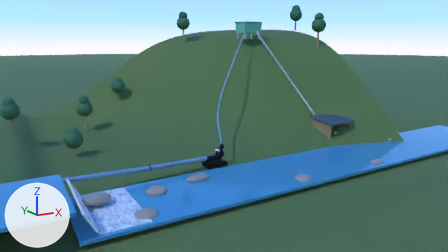
Renders of the Blender file engineering/design/machineB_v3.blend from each side of a commit.
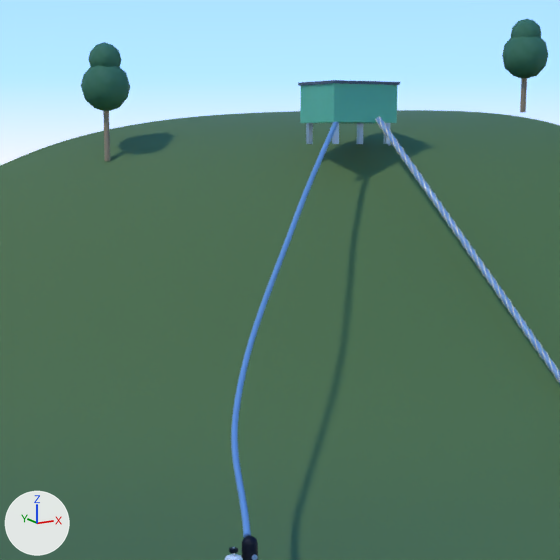
The first picture shows the older version from the file's camera 'Camera'. The close-ups show the older and then the newer version on the part from 35% to 68% of the width and 0% to 60% of the height of that picture. Only the edits that show in the close-ups are written down. Lighting does not change. The marker at lower left points along +X, +Y and +Z.

The older version as bpy lines, for what is in view:
```python
ob_rise_pipe = bpy.data.objects.new('rise_pipe', cu_risepipe)
ob_rise_pipe.location = (0.0, 0.0, 0.0)
ob_tank_body = bpy.data.objects.new('tank_body', me_cube_059)
ob_tank_body.location = (25.5, 9.0, 10.15)
ob_tank_body.scale = (1.1, 0.9, 0.55)
ob_tank_leg_0 = bpy.data.objects.new('tank_leg_0', me_cube_062)
ob_tank_leg_0.location = (24.6, 8.3, 9.3)
ob_tank_leg_0.scale = (0.07, 0.07, 0.3)
ob_tank_leg_1 = bpy.data.objects.new('tank_leg_1', me_cube_063)
ob_tank_leg_1.location = (26.4, 8.3, 9.3)
ob_tank_leg_1.scale = (0.07, 0.07, 0.3)
ob_tank_leg_2 = bpy.data.objects.new('tank_leg_2', me_cube_064)
ob_tank_leg_2.location = (24.6, 9.7, 9.3)
ob_tank_leg_2.scale = (0.07, 0.07, 0.3)
ob_tank_leg_3 = bpy.data.objects.new('tank_leg_3', me_cube_065)
ob_tank_leg_3.location = (26.4, 9.7, 9.3)
ob_tank_leg_3.scale = (0.07, 0.07, 0.3)
ob_tank_overflow = bpy.data.objects.new('tank_overflow', me_cylinder_038)
ob_tank_overflow.location = (26.8, 9.0, 9.72)
ob_tank_overflow.rotation_euler = (2.889, 0.0, 1.571)  # degrees (166, 0, 90)
ob_tank_rim = bpy.data.objects.new('tank_rim', me_cube_060)
ob_tank_rim.location = (25.5, 9.0, 10.71)
ob_tank_rim.scale = (1.15, 0.95, 0.04)
ob_terrain = bpy.data.objects.new('terrain', me_grid)
ob_terrain.location = (0.0, 0.0, 0.0)
# also in view: 'fol_4_0' at (33.0, 10.0, 11.8); 'fol_8_0' at (20.0, 14.0, 10.7); 'penstock' at (26.2, 3.2, 5.4); 'sky_dome' at (15.0, 0.0, -20.0); 'fol_8_1' at (20.0, 14.0, 11.5)
```
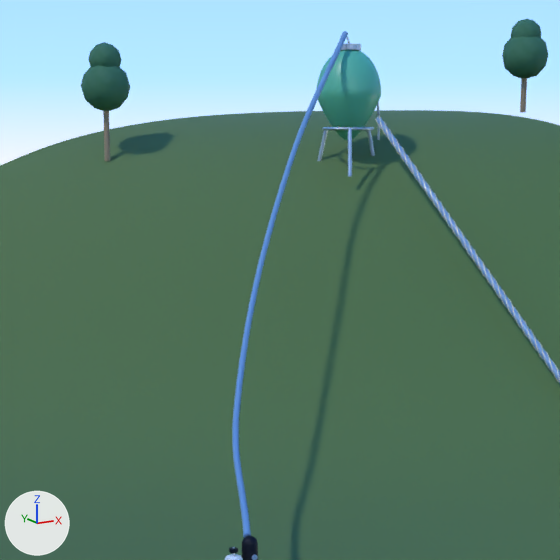
Not visible in the close-ups: 'tank_overflow'.

Where the change shows, as pixel boxes [x1, y1, x2, y2] in the close-ups (560 x 560 px):
'rise_pipe', reshaped (7% wider, 22% taller)
    before: [231, 122, 339, 538]
    after: [232, 31, 348, 538]
'tank_egg', added (cyan)
    after: [316, 50, 381, 140]
'tank_body', deleted (cyan)
    before: [300, 83, 397, 124]
'tank_rim', deleted
    before: [298, 80, 400, 86]
'cradle_leg_2', added
    after: [348, 128, 352, 177]
'tank_cradle_ring', added
    after: [322, 127, 374, 131]
'tank_leg_2', deleted
    before: [306, 123, 313, 144]
'tank_leg_3', deleted
    before: [357, 123, 363, 144]
'cradle_leg_1', added (mostly hidden)
    after: [317, 130, 328, 161]
'tank_collar', added
    after: [341, 44, 361, 51]
'cradle_leg_0', added (mostly hidden)
    after: [367, 130, 375, 156]
'tank_leg_0', deleted
    before: [332, 122, 339, 144]
'overflow_c', added
    after: [377, 102, 380, 140]
'tank_leg_1', deleted
    before: [383, 123, 391, 144]

What changed in the scene script:
```text
Change cu_risepipe:
    where _sp = cu_risepipe.splines.new('BEZIER'); _sp.bezier_points.add(3)
    remove _sp.bezier_points.foreach_set('co', [15.12, -3.1, 1.45, 17.5, 1.5, 3.2, 21.5, 5.5, 7.0, 25.0, 8.6, 10.0])
    remove _sp.bezier_points.foreach_set('handle_left', [14.19, -4.896, 0.767, 16.39, -0.0526, 2.246, 19.88, 3.976, 5.539, 23.63, 7.39, 8.829])
    remove _sp.bezier_points.foreach_set('handle_right', [16.05, -1.304, 2.133, 18.89, 3.435, 4.389, 22.82, 6.742, 8.191, 26.37, 9.81, 11.17])
    add _sp.bezier_points.foreach_set('co', [15.12, -3.1, 1.45, 17.5, 1.5, 3.2, 22.0, 6.5, 8.6, 25.22, 8.8, 12.1])
    add _sp.bezier_points.foreach_set('handle_left', [14.19, -4.896, 0.767, 16.46, -0.0497, 2.168, 20.09, 4.784, 6.422, 23.96, 7.902, 10.73])
    add _sp.bezier_points.foreach_set('handle_right', [16.05, -1.304, 2.133, 19.15, 3.945, 4.828, 23.17, 7.551, 9.934, 26.48, 9.698, 13.47])
Add cu_overflow_c:
    cu_overflow_c = bpy.data.curves.new('overflow_c', 'CURVE')
    cu_overflow_c.dimensions = '3D'
    _sp = cu_overflow_c.splines.new('BEZIER'); _sp.bezier_points.add(2)
    _sp.bezier_points.foreach_set('co', [26.35, 9.3, 11.2, 26.85, 9.5, 10.35, 27.1, 9.7, 8.75])
    _sp.bezier_points.foreach_set('handle_left', [26.15, 9.222, 11.53, 26.72, 9.436, 10.72, 27.0, 9.622, 9.375])
    _sp.bezier_points.foreach_set('handle_right', [26.55, 9.378, 10.87, 27.06, 9.604, 9.758, 27.2, 9.778, 8.125])
    for _p, _l, _r in zip(_sp.bezier_points, ['AUTO', 'AUTO', 'AUTO'], ['AUTO', 'AUTO', 'AUTO']): _p.handle_left_type = _l; _p.handle_right_type = _r
    cu_overflow_c.materials.append(mat_galvanized)
    cu_overflow_c.bevel_resolution = 3
    cu_overflow_c.bevel_depth = 0.035
    cu_overflow_c.fill_mode = 'FULL'
Add cu_inlet_fall:
    cu_inlet_fall = bpy.data.curves.new('inlet_fall', 'CURVE')
    cu_inlet_fall.dimensions = '3D'
    _sp = cu_inlet_fall.splines.new('BEZIER'); _sp.bezier_points.add(2)
    _sp.bezier_points.foreach_set('co', [25.22, 8.8, 12.08, 25.38, 8.92, 11.95, 25.52, 9.0, 11.78])
    _sp.bezier_points.foreach_set('handle_left', [25.16, 8.753, 12.13, 25.32, 8.88, 12.01, 25.47, 8.969, 11.85])
    _sp.bezier_points.foreach_set('handle_right', [25.28, 8.847, 12.03, 25.44, 8.959, 11.89, 25.57, 9.031, 11.71])
    for _p, _l, _r in zip(_sp.bezier_points, ['AUTO', 'AUTO', 'AUTO'], ['AUTO', 'AUTO', 'AUTO']): _p.handle_left_type = _l; _p.handle_right_type = _r
    cu_inlet_fall.materials.append(mat_foam)
    cu_inlet_fall.bevel_resolution = 3
    cu_inlet_fall.bevel_depth = 0.035
    cu_inlet_fall.fill_mode = 'FULL'
    cu_inlet_fall.use_fill_caps = True
Remove ob_tank_body:
    ob_tank_body = bpy.data.objects.new('tank_body', me_cube_059)
Remove ob_tank_rim:
    ob_tank_rim = bpy.data.objects.new('tank_rim', me_cube_060)
Remove ob_tank_leg_0:
    ob_tank_leg_0 = bpy.data.objects.new('tank_leg_0', me_cube_062)
Remove ob_tank_leg_1:
    ob_tank_leg_1 = bpy.data.objects.new('tank_leg_1', me_cube_063)
Remove ob_tank_leg_2:
    ob_tank_leg_2 = bpy.data.objects.new('tank_leg_2', me_cube_064)
Remove ob_tank_leg_3:
    ob_tank_leg_3 = bpy.data.objects.new('tank_leg_3', me_cube_065)
Remove ob_tank_overflow:
    ob_tank_overflow = bpy.data.objects.new('tank_overflow', me_cylinder_038)
Add ob_overflow_c:
    ob_overflow_c = bpy.data.objects.new('overflow_c', cu_overflow_c)
    ob_overflow_c.location = (0.0, 0.0, 0.0)
Add ob_inlet_fall:
    ob_inlet_fall = bpy.data.objects.new('inlet_fall', cu_inlet_fall)
    ob_inlet_fall.location = (0.0, 0.0, 0.0)
Add ob_cradle_leg_2:
    ob_cradle_leg_2 = bpy.data.objects.new('cradle_leg_2', me_cylinder_004)  # a 12-sided cylinder along z spanning x -0.06..0.06, y -0.06..0.06, z -0.695..0.695
    ob_cradle_leg_2.location = (25.06, 8.23, 8.76)
    ob_cradle_leg_2.rotation_euler = (2.902, 0.0, -0.524)  # degrees (166, 0, -30)
Add ob_cradle_leg_1:
    ob_cradle_leg_1 = bpy.data.objects.new('cradle_leg_1', me_cylinder_004.copy())
    ob_cradle_leg_1.location = (25.06, 9.77, 8.76)
    ob_cradle_leg_1.rotation_euler = (-0.24, -3.142, 0.524)  # degrees (-14, -180, 30)
Add ob_cradle_leg_0:
    ob_cradle_leg_0 = bpy.data.objects.new('cradle_leg_0', me_cylinder_004.copy())
    ob_cradle_leg_0.location = (26.39, 9.0, 8.76)
    ob_cradle_leg_0.rotation_euler = (2.902, 0.0, 1.571)  # degrees (166, 0, 90)
Add ob_tank_cradle_ring:
    ob_tank_cradle_ring = bpy.data.objects.new('tank_cradle_ring', me_torus)  # a torus around z (ring radius 0.72, tube radius 0.04) spanning x -0.77..0.77, y -0.77..0.77, z -0.05..0.05
    ob_tank_cradle_ring.location = (25.5, 9.0, 9.43)
Add ob_tank_collar:
    ob_tank_collar = bpy.data.objects.new('tank_collar', me_cylinder)  # a 24-sided cylinder along z spanning x -0.34..0.34, y -0.34..0.34, z -0.08..0.08
    ob_tank_collar.location = (25.5, 9.0, 11.73)
Add ob_tank_egg:
    ob_tank_egg = bpy.data.objects.new('tank_egg', me_sphere)  # 738 vertices, 768 faces; spans x -1.0..1.0, y -1.0..1.0, z -1.0..1.0
    ob_tank_egg.location = (25.5, 9.0, 10.4)
    ob_tank_egg.scale = (0.95, 0.95, 1.3)
```
